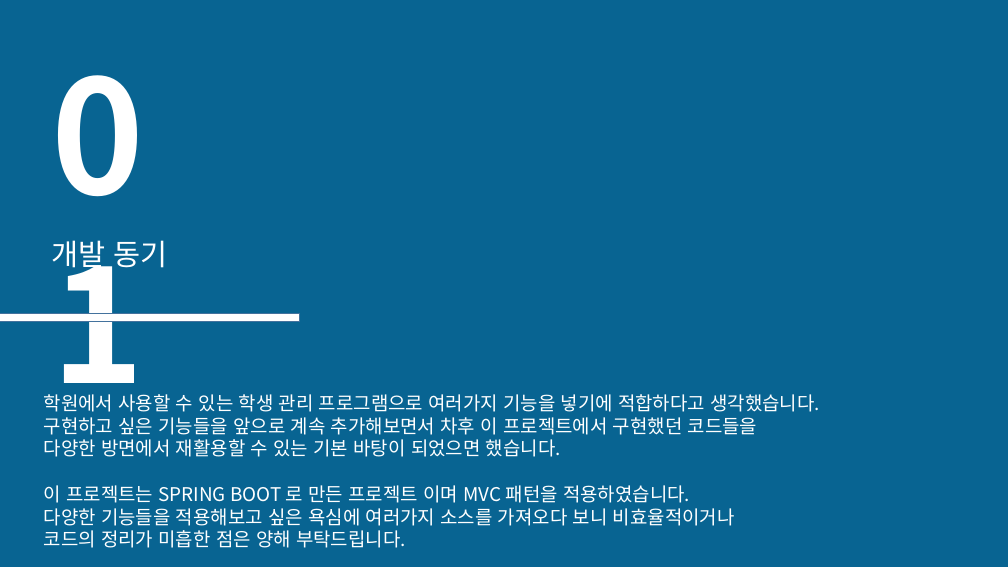
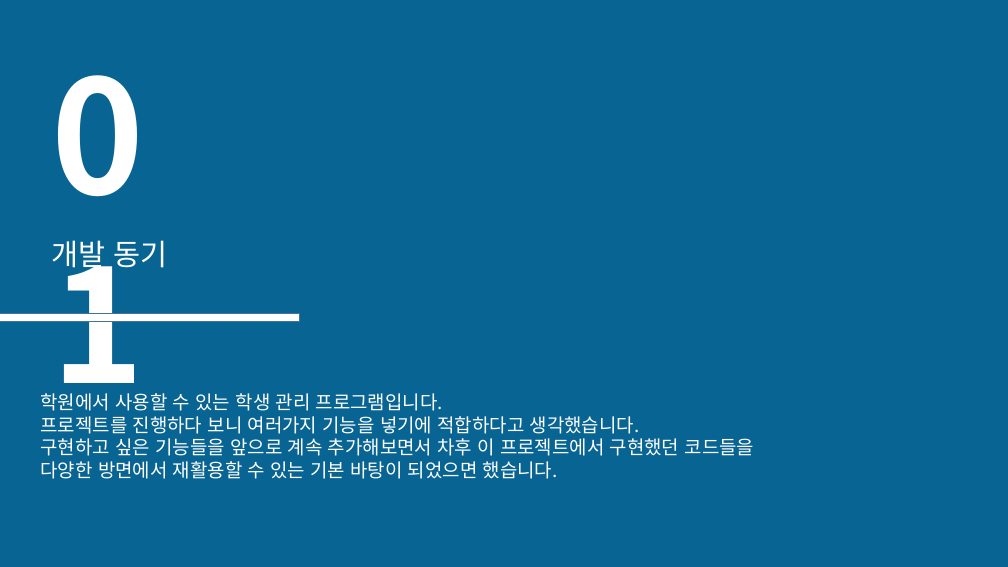
Before and after one commit to casatoo/EducationManager, a slide deck: slide 3 of 프로젝트 기술서.pptx. Drawn at 1008x567 pixels with LibreOffice and Linux fonts; fonts in the diff are those of the drawing. Boxes give left, top, right and bottom in pixels: in the first picture for what was removed or moved away, otherwise in the second. Text is boxed around its words. In the diff, an @@ line names an element or a change of style, - is before the commit and + after.

Commit message:
기술서 업데이트, 코드 정리

```diff
--- a/프로젝트 기술서.pptx
+++ b/프로젝트 기술서.pptx
@@ text at [41,393,640,434]: text changed @@
-학원에서 사용할 수 있는 학생 관리 프로그램으로 여러가지 기능을 넣기에 적합하다고 생각했습니다.
+학원에서 사용할 수 있는 학생 관리 프로그램입니다.
+프로젝트를 진행하다 보니 여러가지 기능을 넣기에 적합하다고 생각했습니다.
@@ text at [44,485,735,548]: paragraphs removed @@
-이 프로젝트는 SPRING BOOT 로 만든 프로젝트 이며 MVC 패턴을 적용하였습니다.
-다양한 기능들을 적용해보고 싶은 욕심에 여러가지 소스를 가져오다 보니 비효율적이거나
-코드의 정리가 미흡한 점은 양해 부탁드립니다.
```
Also in this commit, not shown: 1 other slide changed, 6 slides added, 2 other files.
